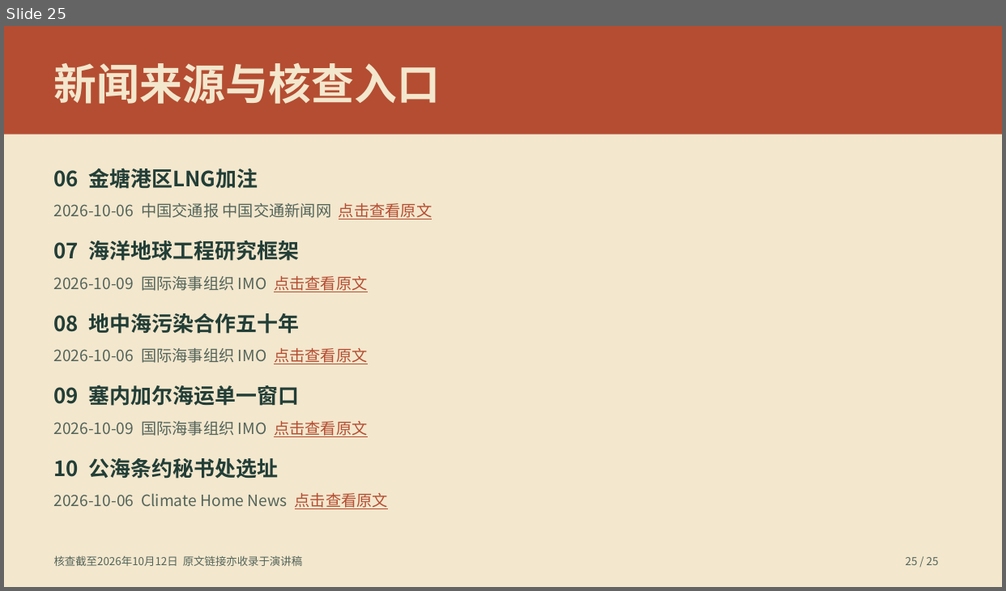
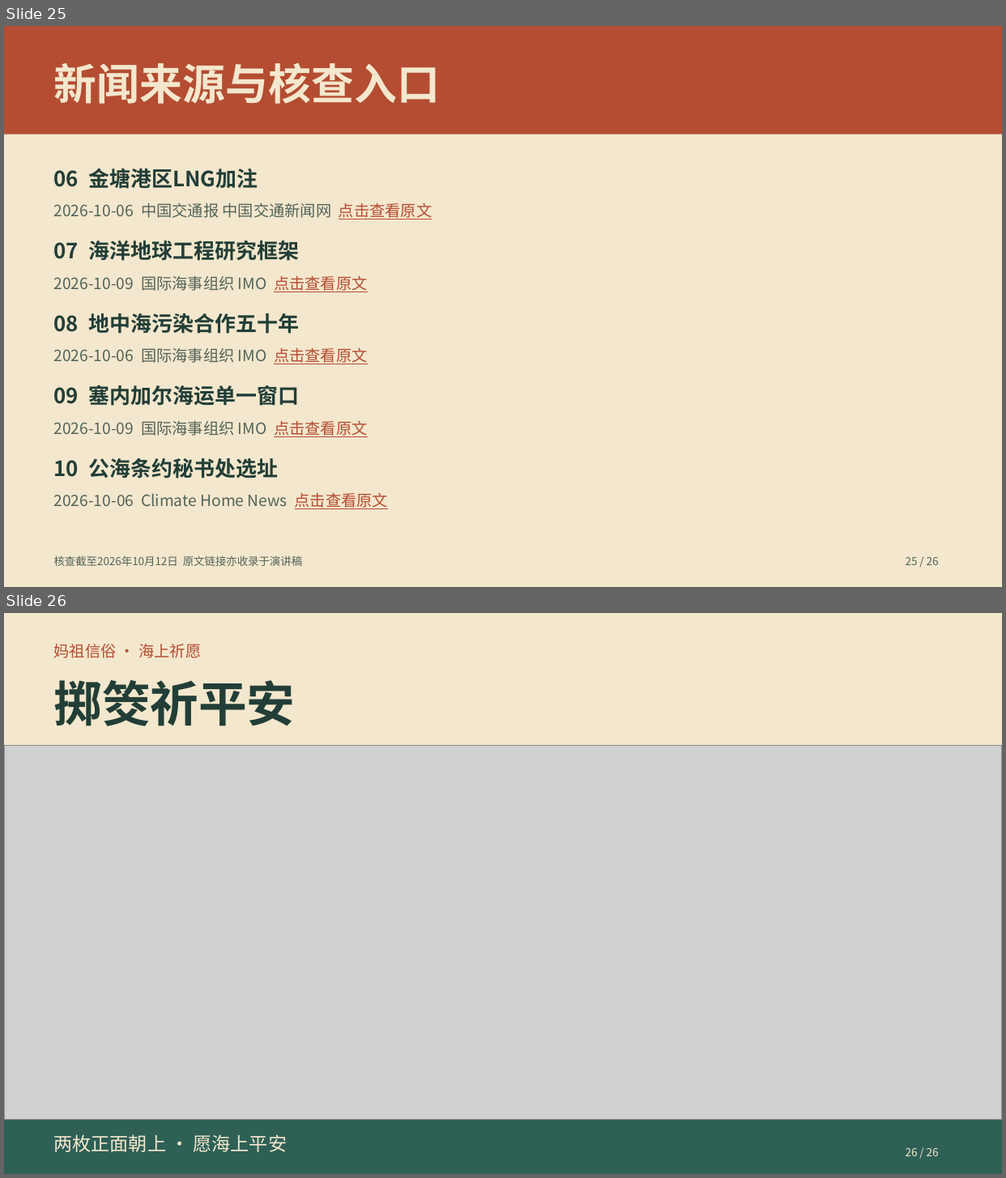
Before and after one commit to icecube553511/MaritimeNewsWeekly, a slide deck: 海洋时事与法治观察_五人8分钟动画演示.pptx. Shown one above the other, each under a label of ours: slide 25 before the commit, slides 25 and 26 after it. The pictures are 1006x591 and 1006x1178 pixels, drawn with LibreOffice and Linux fonts; fonts in the diff are those of the drawing; grey boxes stand for pictures. Boxes give left, top, right and bottom in pixels: in the first picture for what was removed or moved away, otherwise in the second. Text is boxed around its words. In the diff, an @@ line names an element or a change of style, - is before the commit and + after.

```diff
--- a/海洋时事与法治观察_五人8分钟动画演示.pptx
+++ b/海洋时事与法治观察_五人8分钟动画演示.pptx
@@ slide 26 added at (4,613,1002,1174), background #F3E7CD @@
@@ text added at (54,644,201,658), 15 pt, text #B44D32 @@
+妈祖信俗 · 海上祈愿
@@ text added at (54,680,296,726), 46.5 pt, text #223E37, bold @@
+掷筊祈平安
@@ rectangle added at (4,746,1002,1174), fill #2E6056 @@
@@ picture added at (4,746,1002,1120) @@
@@ text added at (54,1135,287,1152), 18 pt, text #F3E7CD @@
+两枚正面朝上 · 愿海上平安
@@ text added at (906,1148,939,1157), 10.5 pt, text #F3E7CD @@
+26 / 26
@@ slide 25 changed as well @@
@@ text at (906,557,939,565): text changed @@
-25 / 25
+25 / 26
```
Also in this commit, not shown: 24 other slides changed, 4 other files.
